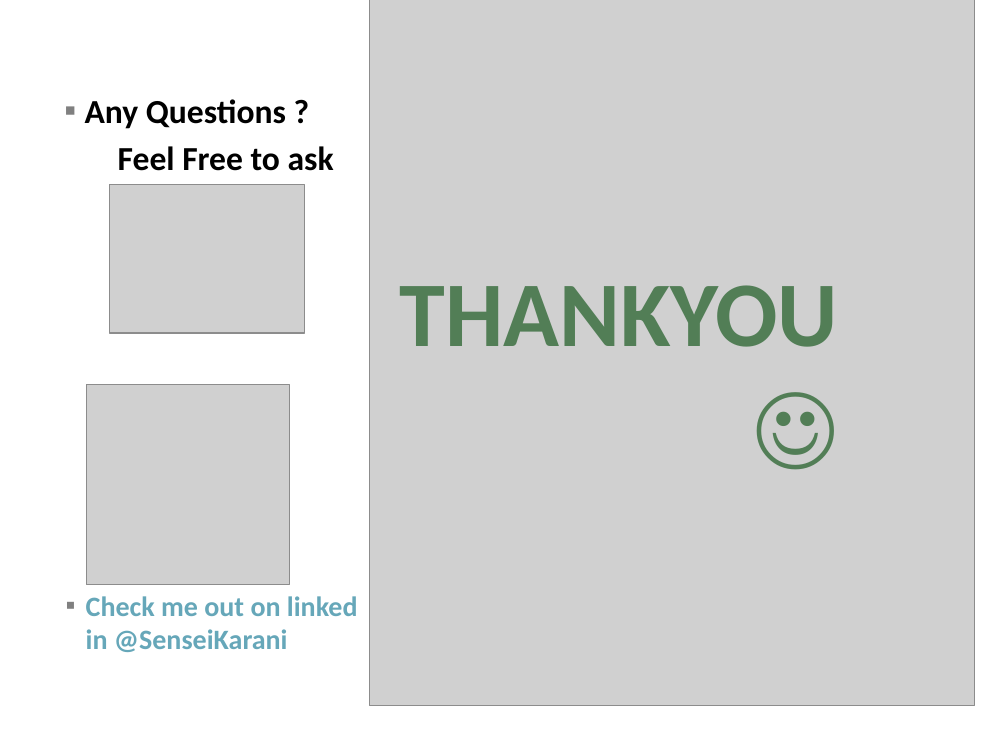
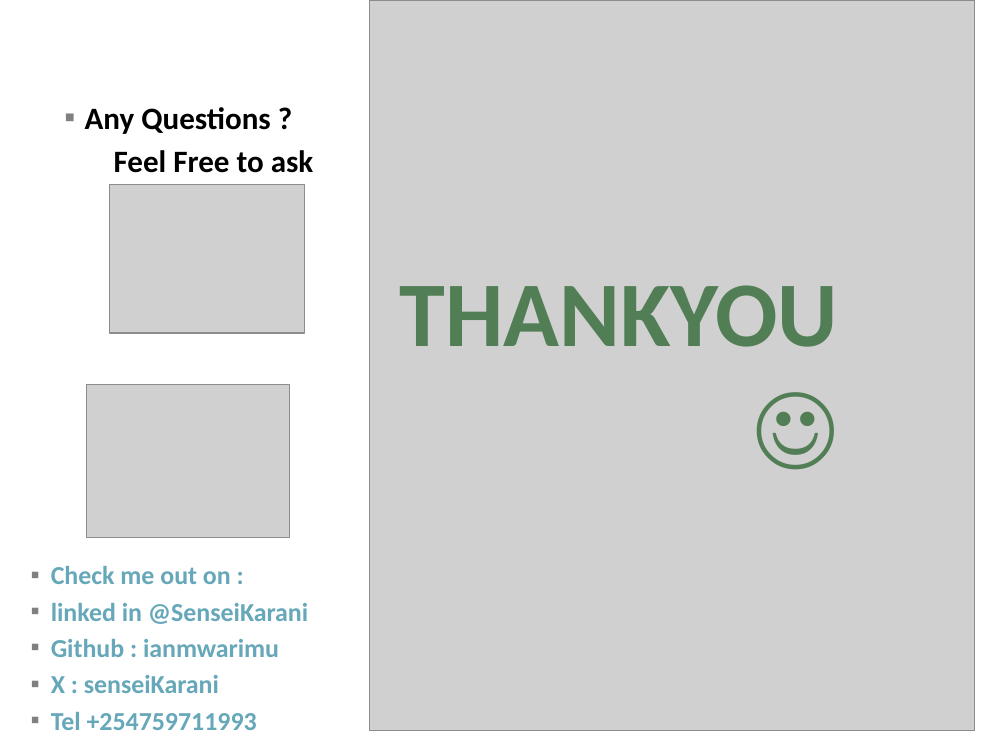
Before and after one commit to karanimwarimu/DSF-phase-1-project, a slide deck: slide 11 of presentation.pptx. Drawn at 1008x756 pixels with LibreOffice and Linux fonts; fonts in the diff are those of the drawing; grey boxes stand for pictures; background and template pictures are left out. Boxes give left, top, right and bottom in pixels: in the first picture for what was removed or moved away, otherwise in the second. Text is boxed around its words. In the diff, an @@ line names an element or a change of style, - is before the commit and + after.

```diff
--- a/presentation.pptx
+++ b/presentation.pptx
@@ text "Any Questions ?" at (x1=85, y1=107, x2=314, y2=173): size 24 to 22.2 pt @@
@@ picture resized from (x1=370, y1=0, x2=975, y2=706) to (x1=370, y1=0, x2=975, y2=731) @@
@@ picture resized from (x1=86, y1=384, x2=289, y2=585) to (x1=86, y1=384, x2=289, y2=537) @@
@@ text at (x1=51, y1=566, x2=308, y2=730): text changed; size 20 to 18.5 pt @@
-▪ Check me out on linked in @SenseiKarani
+▪ Check me out on :
+▪ linked in @SenseiKarani
+▪ Github : ianmwarimu
+▪ X : senseiKarani
+▪ Tel +254759711993
```
Also in this commit, not shown: 1 other slide changed, 8 other files.
